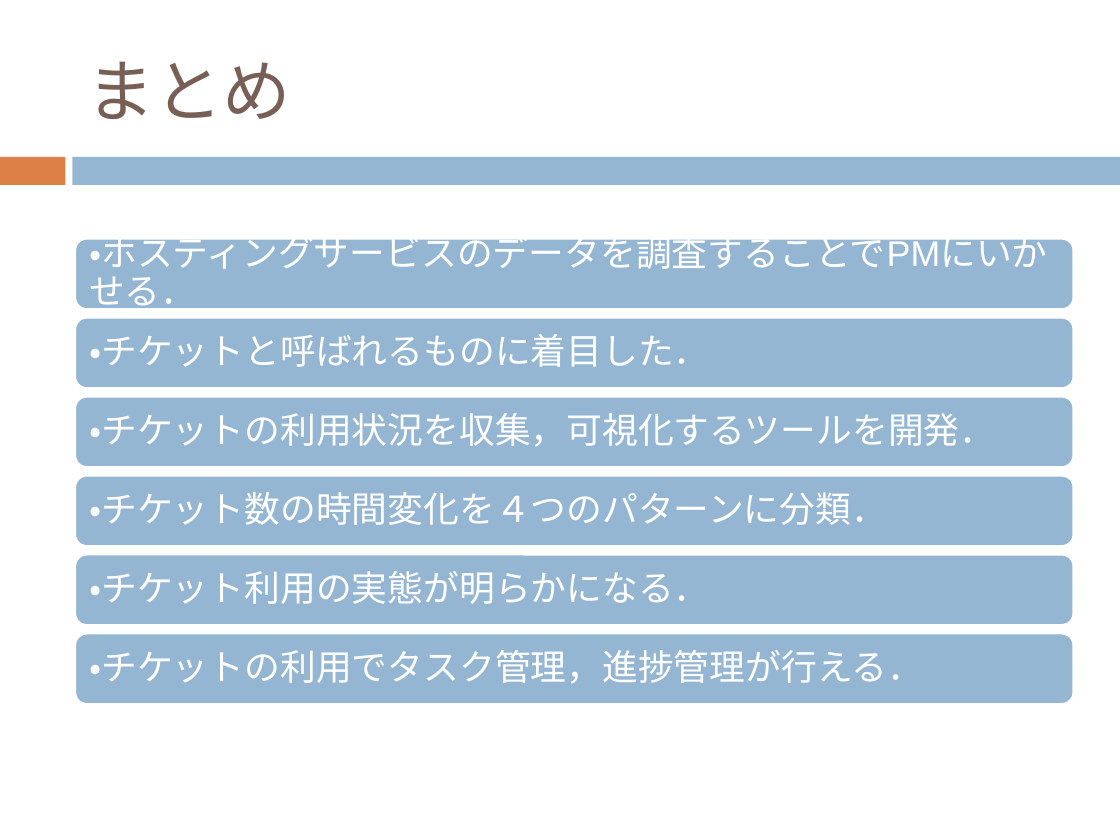
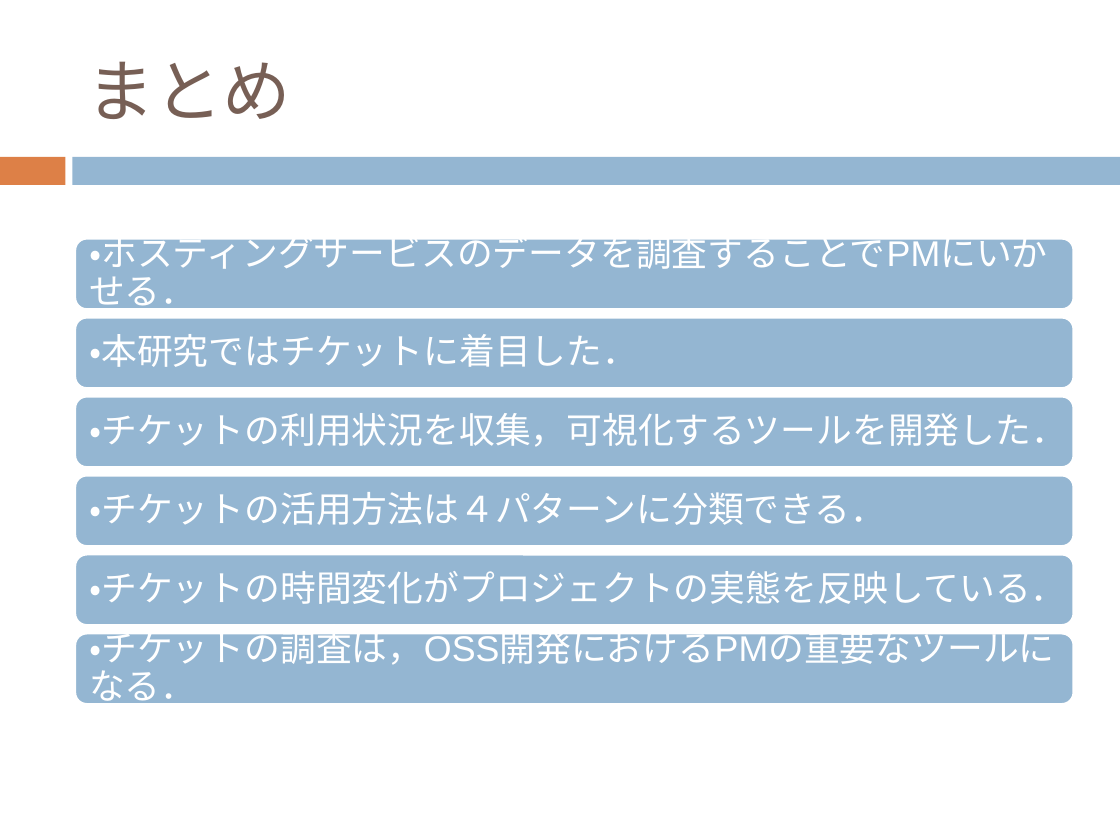
Before and after one commit to keimatsui/kadai, a slide deck: slide 22 of 卒業論文/2012/久保孝樹/最終発表/最終発表.pptx. Drawn at 1120x840 pixels with LibreOffice and Linux fonts; fonts in the diff are those of the drawing. Boxes give left, top, right and bottom in pixels: in the first picture for what was removed or moved away, otherwise in the second. Text is boxed around its words. In the diff, an @@ line names an element or a change of style, - is before the commit and + after.

Commit message:
久保のスライドの修正

```diff
--- a/卒業論文/2012/久保孝樹/最終発表/最終発表.pptx
+++ b/卒業論文/2012/久保孝樹/最終発表/最終発表.pptx
@@ text at (x1=89, y1=334, x2=638, y2=367): text changed @@
-・チケットと呼ばれるものに着目した．
+・本研究ではチケットに着目した．
@@ text at (x1=89, y1=413, x2=1067, y2=447): text changed @@
-・チケットの利用状況を収集，可視化するツールを開発．
+・チケットの利用状況を収集，可視化するツールを開発した．
@@ text at (x1=89, y1=492, x2=886, y2=525): text changed @@
-・チケット数の時間変化を４つのパターンに分類．
+・チケットの活用方法は４パターンに分類できる．
@@ text at (x1=89, y1=571, x2=1066, y2=604): text changed @@
-・チケット利用の実態が明らかになる．
+・チケットの時間変化がプロジェクトの実態を反映している．
@@ text at (x1=89, y1=625, x2=1054, y2=671): text changed @@
-・チケットの利用でタスク管理，進捗管理が行える．
+・チケットの調査は，OSS開発におけるPMの重要なツールになる．
```
